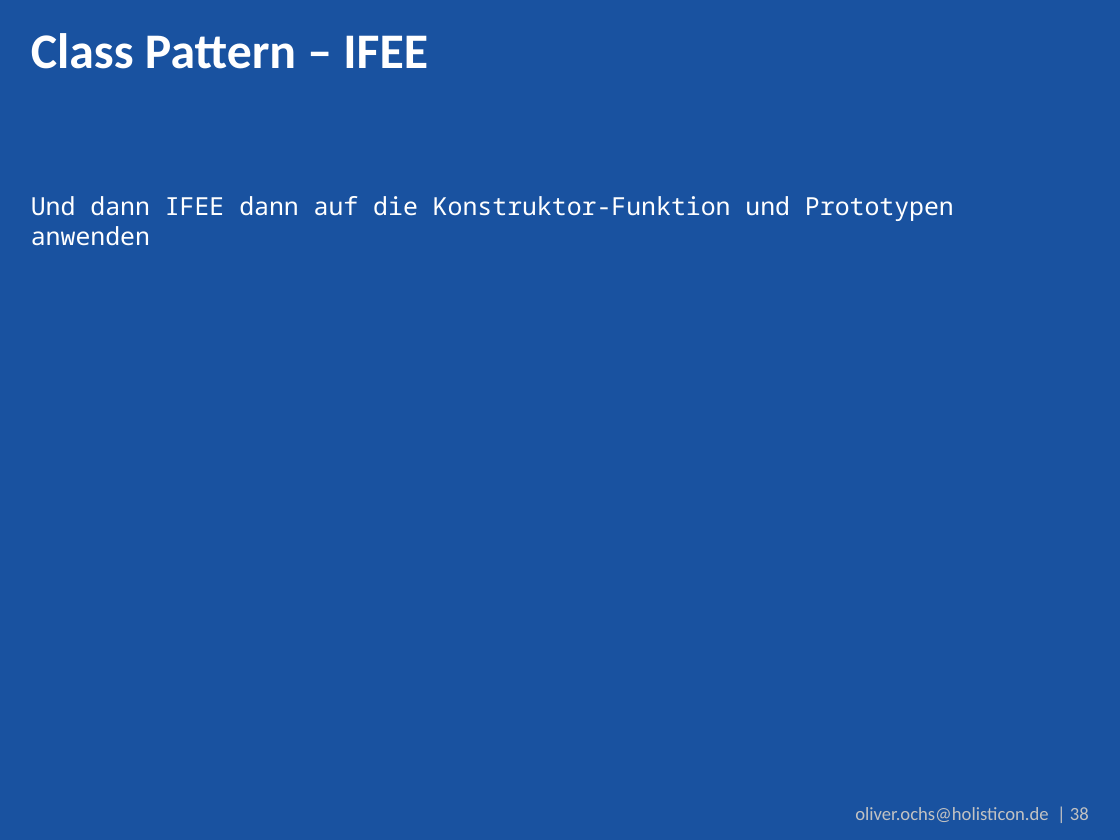
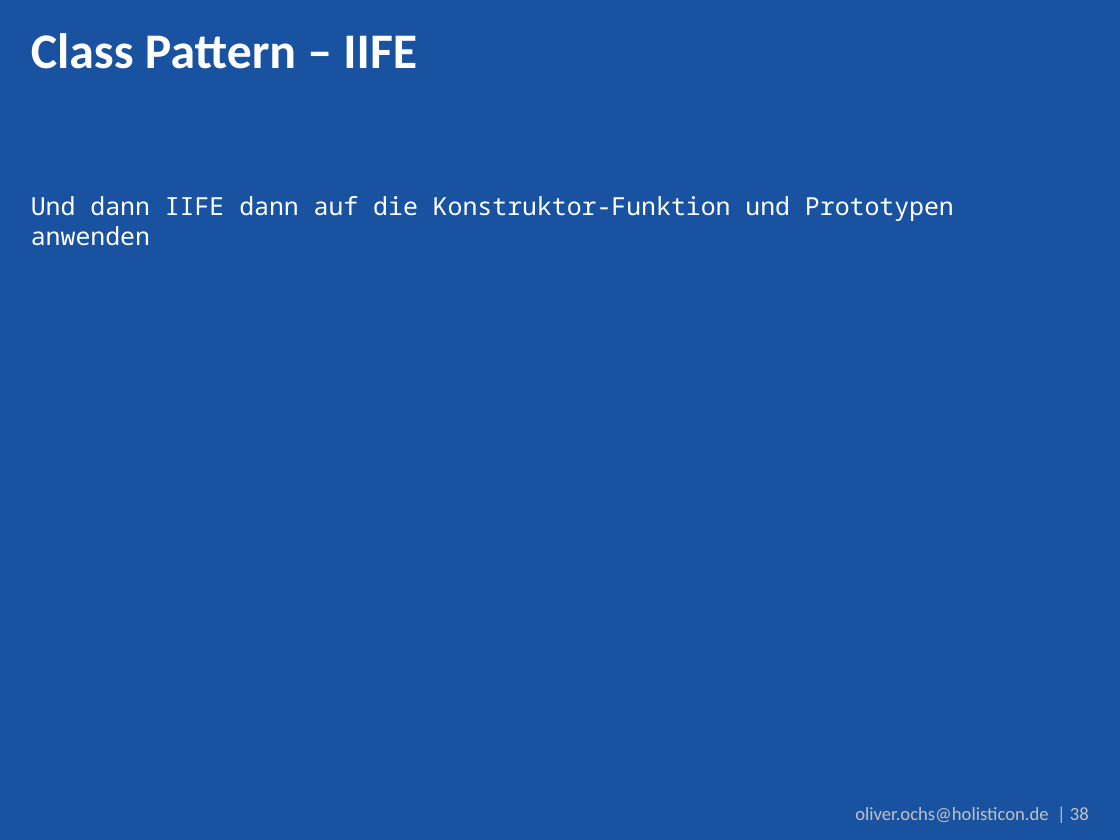
Before and after one commit to DJCordhose/serious-javascript, a slide deck: slide 38 of coding-sessions/code_talks.pptx. Drawn at 1120x840 pixels with LibreOffice and Linux fonts; fonts in the diff are those of the drawing; background and template pictures are left out. Boxes give left, top, right and bottom in pixels: in the first picture for what was removed or moved away, otherwise in the second. Text is boxed around its words. In the diff, an @@ line names an element or a change of style, - is before the commit and + after.

Commit message:
typo

```diff
--- a/coding-sessions/code_talks.pptx
+++ b/coding-sessions/code_talks.pptx
@@ title at box(31, 33, 417, 69): text changed @@
-Class Pattern – IFEE
+Class Pattern – IIFE
@@ text at box(31, 196, 954, 246): text changed @@
-Und dann IFEE dann auf die Konstruktor-Funktion und Prototypen anwenden
+Und dann IIFE dann auf die Konstruktor-Funktion und Prototypen anwenden
```
Also in this commit, not shown: 2 other slides changed.
